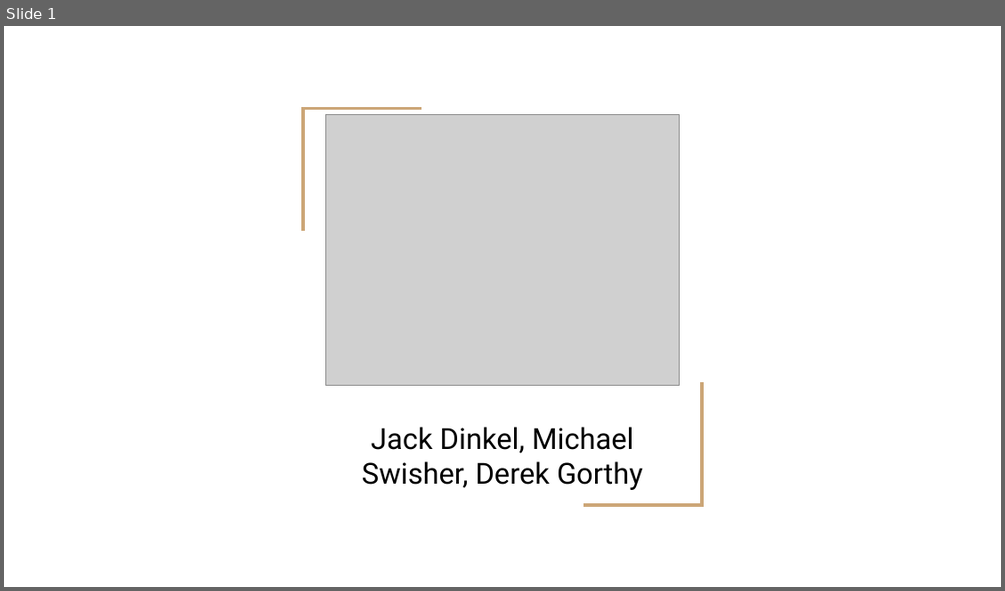
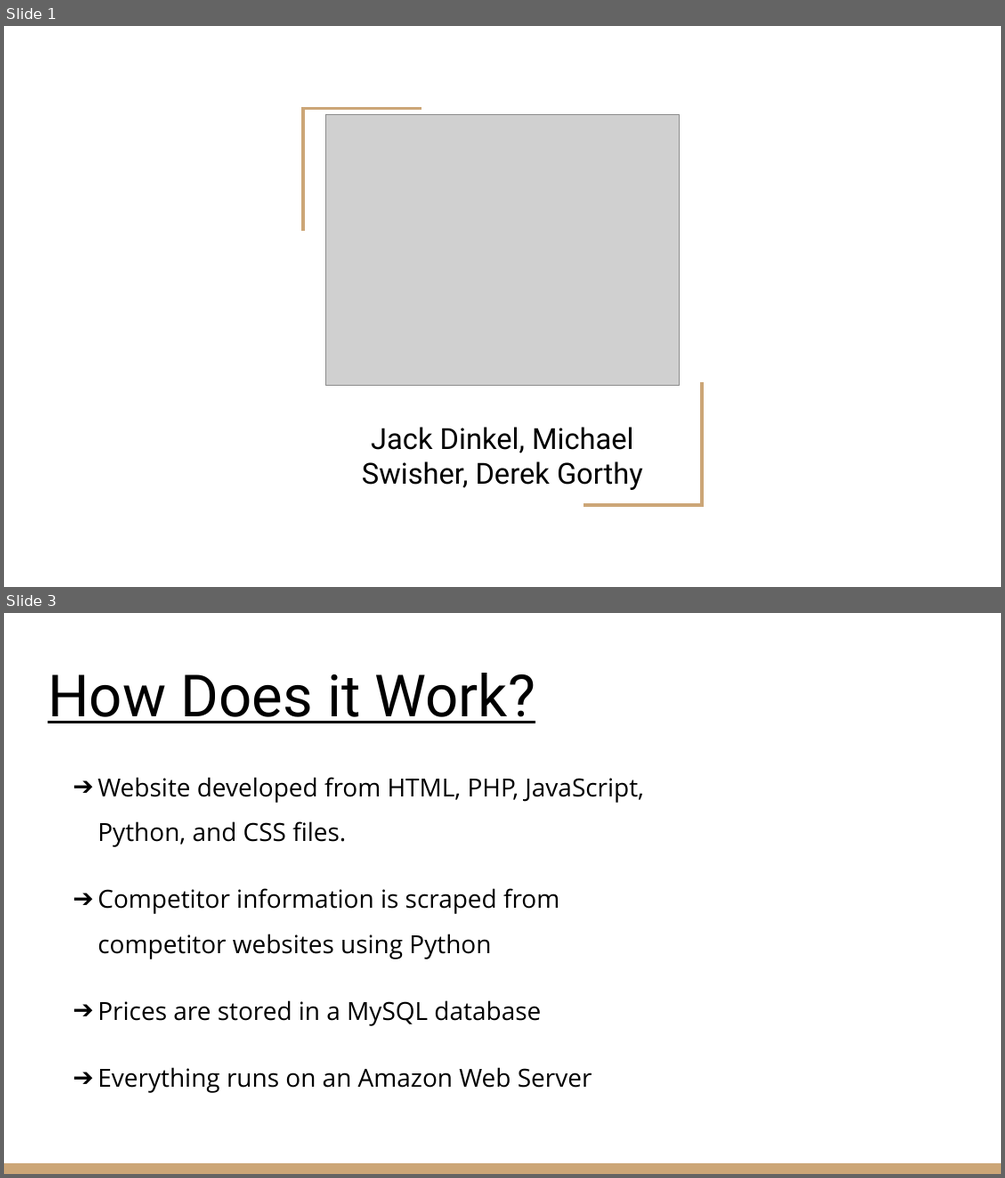
Before and after one commit to JackDinkel/SoftwareDevProject, a slide deck: Documents/Reports/BuyBackRevolution_Part5.pptx. Shown one above the other, each under a label of ours: slide 1 before the commit, slides 1 and 3 after it; the slides between them are not shown. The pictures are 1005x591 and 1005x1178 pixels, drawn with LibreOffice and Linux fonts; fonts in the diff are those of the drawing; grey boxes stand for pictures. Boxes give left, top, right and bottom in pixels: in the first picture for what was removed or moved away, otherwise in the second. Text is boxed around its words. In the diff, an @@ line names an element or a change of style, - is before the commit and + after.

```diff
--- a/Documents/Reports/BuyBackRevolution_Part5.pptx
+++ b/Documents/Reports/BuyBackRevolution_Part5.pptx
@@ slide 3 added at [4,613,1001,1174], background #FFFFFF @@
@@ title added at [48,673,535,723], 42 pt, text #000000, underline @@
+How Does it Work?
@@ text added at [97,777,644,1093], 18 pt, text #000000 @@
+➔ Website developed from HTML, PHP, JavaScript, Python, and CSS files.
+➔ Competitor information is scraped from competitor websites using Python
+➔ Prices are stored in a MySQL database
+➔ Everything runs on an Amazon Web Server
@@ rectangle added at [4,1163,1001,1174], fill #CCA677 @@
```
Also in this commit, not shown: 2 other slides added, 1 slide removed, 1 other file.
